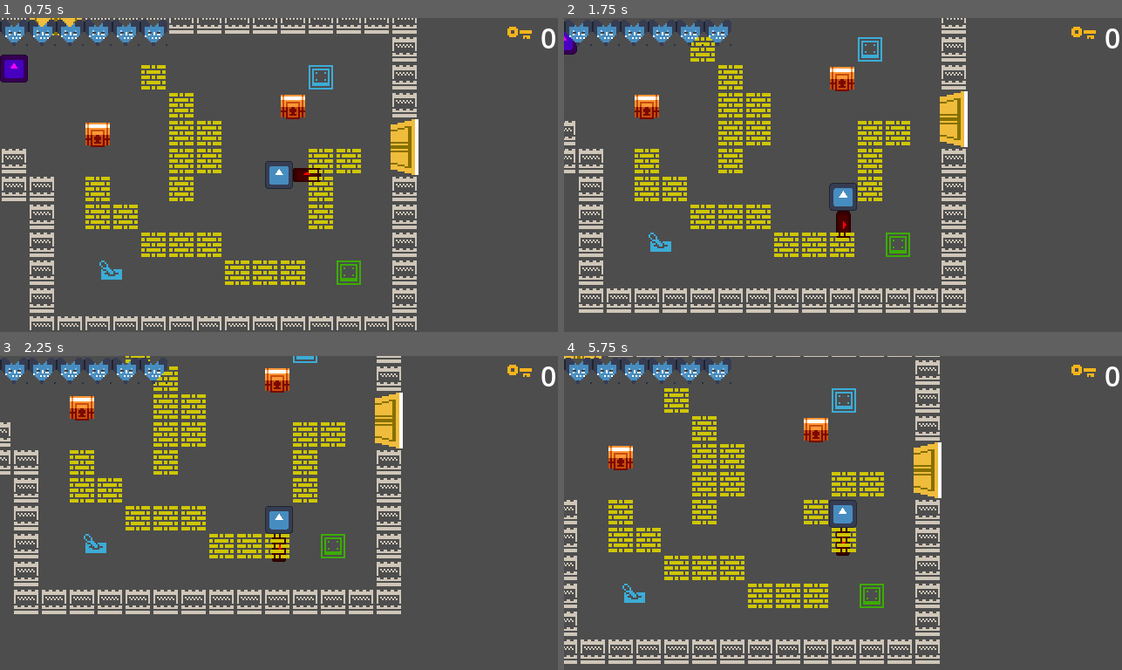
Above: before the commit, frames 1-4 (two rows, left to right).
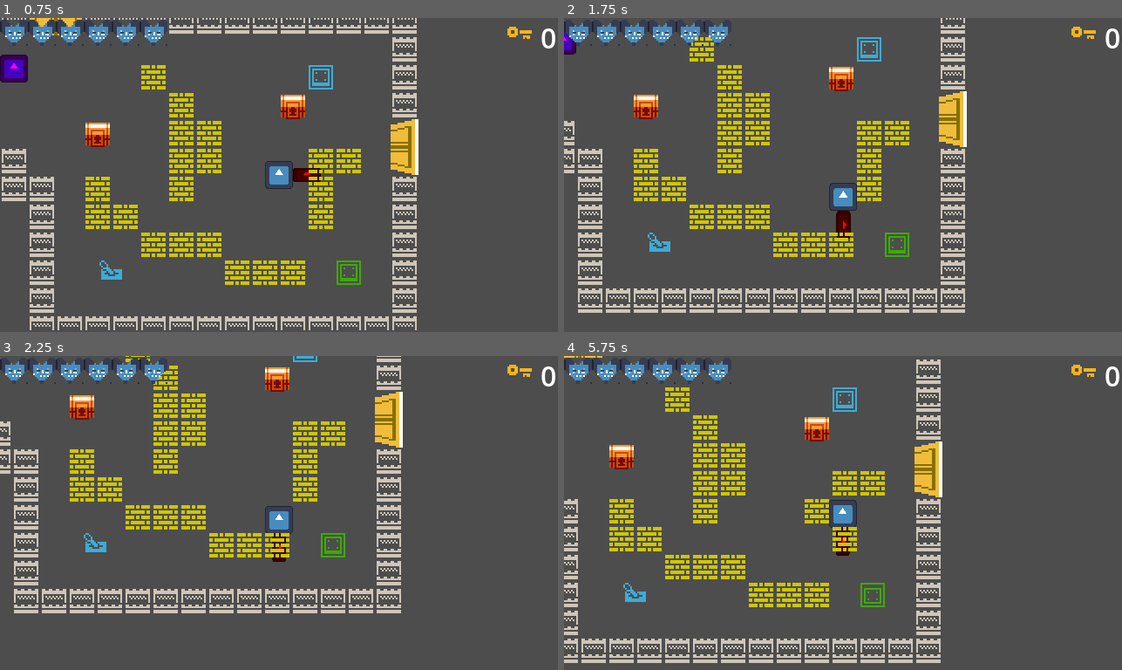
Above: after the commit, the same moments.

Repository: iliys/The-Offering-Godot-Wild-Jam-58-
Game: Godot game, scene res://map/map.tscn
Two runs of this game, one before a commit and one after it. Both use one fixed random seed, a clock stepped at 60 frames per second and the inputs below. The engine's default icon, where the game draws it, is replaced by a stand-in: a white triangle on a blue panel in a dark square.
Inputs:
- Up to frame 1 (0.75 s): tap Enter at 0.5 s; hold Right (right) from 0.53 s (still down); hold X (attack) from 0.53 s (still down)
- Up to frame 2 (1.75 s): release Right (right) at 1.28 s; release X (attack) at 1.28 s; hold Down (down) from 1.28 s (still down); tap Z (interact) at 1.35 s
- Up to frame 3 (2.25 s): release Down (down) at 2.03 s; hold Right (right) from 2.03 s (still down); hold X (attack) from 2.03 s (still down)
- Up to frame 4 (5.75 s): release Right (right) at 2.78 s; release X (attack) at 2.78 s; hold Up (up) 2.78-3.53 s; tap Z (interact) at 2.85, 4.35 s; hold X (attack) 3.53-4.28 s; hold Left (left) 3.53-5.03 s; hold Down (down) from 5.03 s (still down); hold X (attack) from 5.03 s (still down)

Frame 1 is identical in both runs. In frame 2, 3.2% of the frame differs, in the area x 0-73%, y 0-94%; in frame 3, 4.8%; in frame 4, 7.1%, in the area x 0-68%, y 0-99%.

Commit message:
Fixed box movement bug

Diff:
--- a/map/box/box.gd
+++ b/map/box/box.gd
@@ -6,15 +6,15 @@
 
 var tile_map: TileMap = null
 
-@onready var location := global_position
-@onready var anti_freeze_zone: Area2D = $AntiFreezeZone
 @onready var grid_size := tile_map.tile_set.tile_size
 
 
 func push(direction: Vector2) -> void:
-	var new_location := global_position + direction * Vector2(grid_size)
-	for box in get_tree().get_nodes_in_group("boxes"):
-		if box.location == new_location:
-			return
-	location = new_location
-	create_tween().tween_property(self, "position", location, slide_duration)
+	var motion := direction * Vector2(grid_size)
+	if test_move(transform, motion):
+		return
+
+	var final_pos := position + motion
+	create_tween().tween_property(self, "position", final_pos, slide_duration)
+	tile_map.set_cell(1, tile_map.local_to_map(position), 1, Vector2i(1, 1))
+	tile_map.erase_cell(1, tile_map.local_to_map(final_pos))
--- a/map/box/box.tscn
+++ b/map/box/box.tscn
@@ -1,17 +1,13 @@
-[gd_scene load_steps=5 format=3 uid="uid://bgnmflu1lbrxe"]
+[gd_scene load_steps=4 format=3 uid="uid://bgnmflu1lbrxe"]
 
 [ext_resource type="Texture2D" uid="uid://nat2nsqdq0rh" path="res://prototyping_tiles_from_kenney.png" id="1_6548c"]
 [ext_resource type="Script" path="res://map/box/box.gd" id="1_joou0"]
 
-[sub_resource type="PhysicsMaterial" id="PhysicsMaterial_e33pe"]
-friction = 0.0
+[sub_resource type="RectangleShape2D" id="RectangleShape2D_aefe5"]
+size = Vector2(15.5, 15.5)
 
-[sub_resource type="RectangleShape2D" id="RectangleShape2D_aefe5"]
-size = Vector2(16, 16)
-
-[node name="Box" type="AnimatableBody2D" groups=["boxes"]]
+[node name="Box" type="AnimatableBody2D"]
 collision_mask = 11
-physics_material_override = SubResource("PhysicsMaterial_e33pe")
 script = ExtResource("1_joou0")
 
 [node name="CollisionShape2D" type="CollisionShape2D" parent="."]
@@ -22,8 +18,3 @@
 texture = ExtResource("1_6548c")
 region_enabled = true
 region_rect = Rect2(160, 272, 16, 16)
-
-[node name="NavigationObstacle2D" type="NavigationObstacle2D" parent="."]
-
-[node name="VisibleOnScreenEnabler2D" type="VisibleOnScreenEnabler2D" parent="NavigationObstacle2D"]
-rect = Rect2(-8, -8, 16, 16)
--- a/map/map.gd
+++ b/map/map.gd
@@ -29,4 +29,6 @@
 		box.tile_map = tile_map
 		box.position = tile_map.map_to_local(tile)
 		boxes.add_child(box)
+		tile_map.erase_cell(LAYERS.NAVIGATION, tile)
+
 	tile_map.set_layer_enabled(LAYERS.BOXES, false)
--- a/triggers/standing_trigger/standing_trigger.tscn
+++ b/triggers/standing_trigger/standing_trigger.tscn
@@ -4,7 +4,7 @@
 [ext_resource type="Script" path="res://triggers/standing_trigger/standing_trigger.gd" id="1_4prwi"]
 
 [sub_resource type="RectangleShape2D" id="RectangleShape2D_gdrs6"]
-size = Vector2(15, 15)
+size = Vector2(16, 16)
 
 [node name="StandingTrigger" type="Area2D"]
 collision_layer = 0
--- a/triggers/step_trigger/step_trigger.tscn
+++ b/triggers/step_trigger/step_trigger.tscn
@@ -4,7 +4,7 @@
 [ext_resource type="Texture2D" uid="uid://nat2nsqdq0rh" path="res://prototyping_tiles_from_kenney.png" id="2_gsk7e"]
 
 [sub_resource type="RectangleShape2D" id="RectangleShape2D_2g13t"]
-size = Vector2(15, 15)
+size = Vector2(16, 16)
 
 [node name="StepTrigger" type="Area2D"]
 collision_layer = 0
